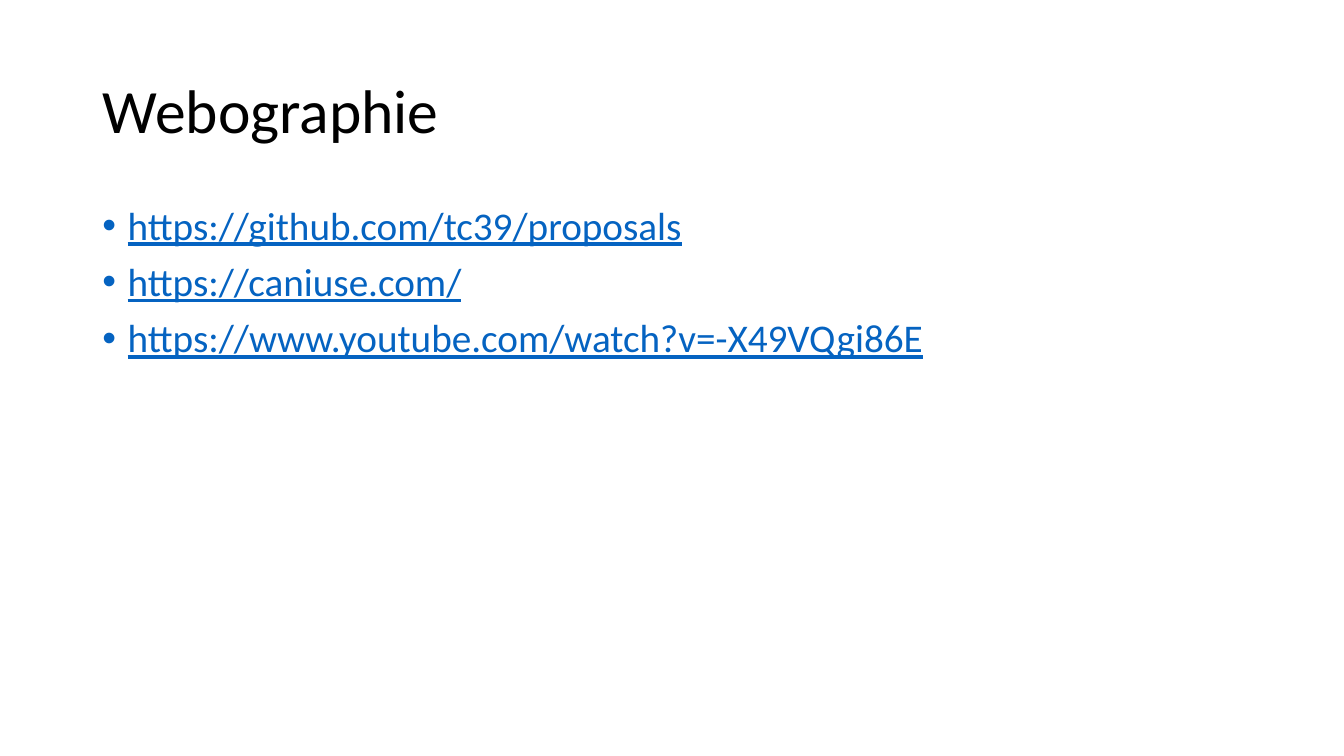
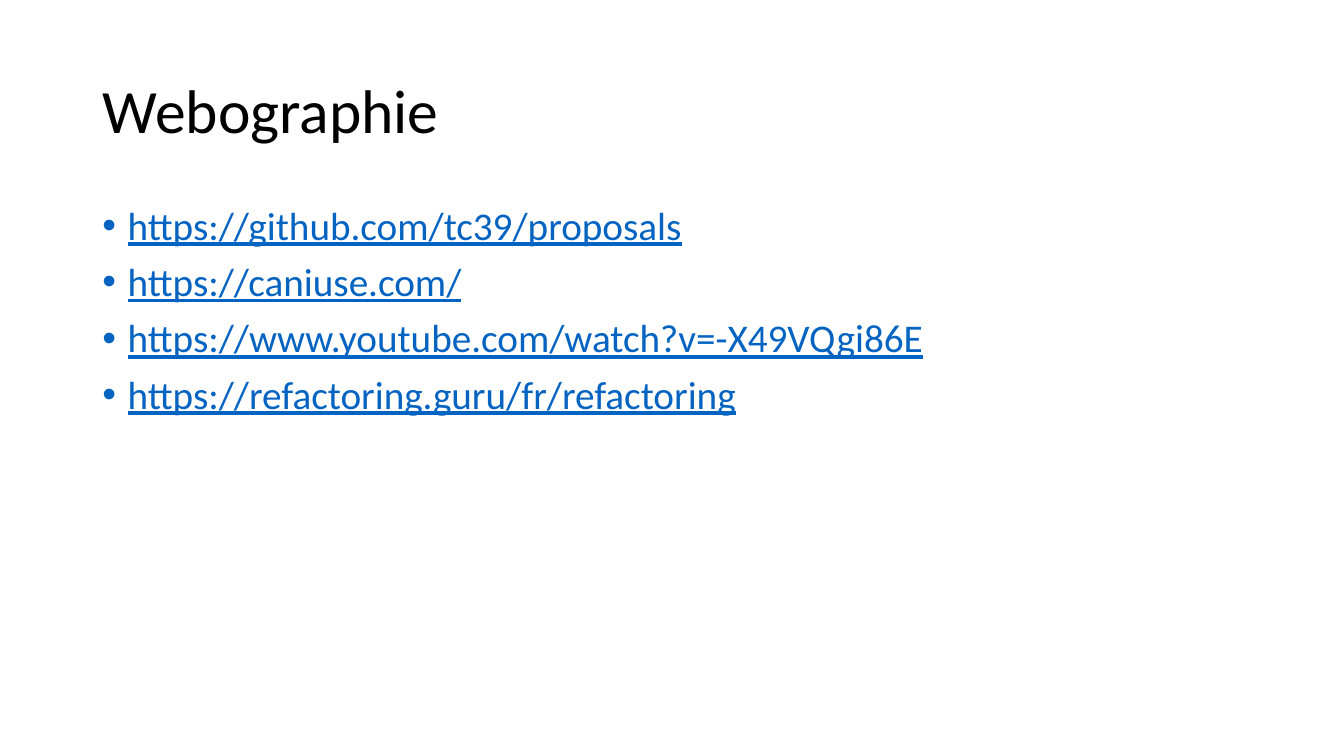
Before and after one commit to jlg-formation/jaocv1-juin-2022, a slide deck: slide 11 of Notes.pptx. Drawn at 1344x756 pixels with LibreOffice and Linux fonts; fonts in the diff are those of the drawing. Boxes give left, top, right and bottom in pixels: in the first picture for what was removed or moved away, otherwise in the second. Text is boxed around its words. In the diff, an @@ line names an element or a change of style, - is before the commit and + after.

```diff
--- a/Notes.pptx
+++ b/Notes.pptx
@@ text at (x1=128, y1=381, x2=736, y2=416): paragraph added @@
+• https://refactoring.guru/fr/refactoring
```
Also in this commit, not shown: 2 other slides changed, 3 slides added.
